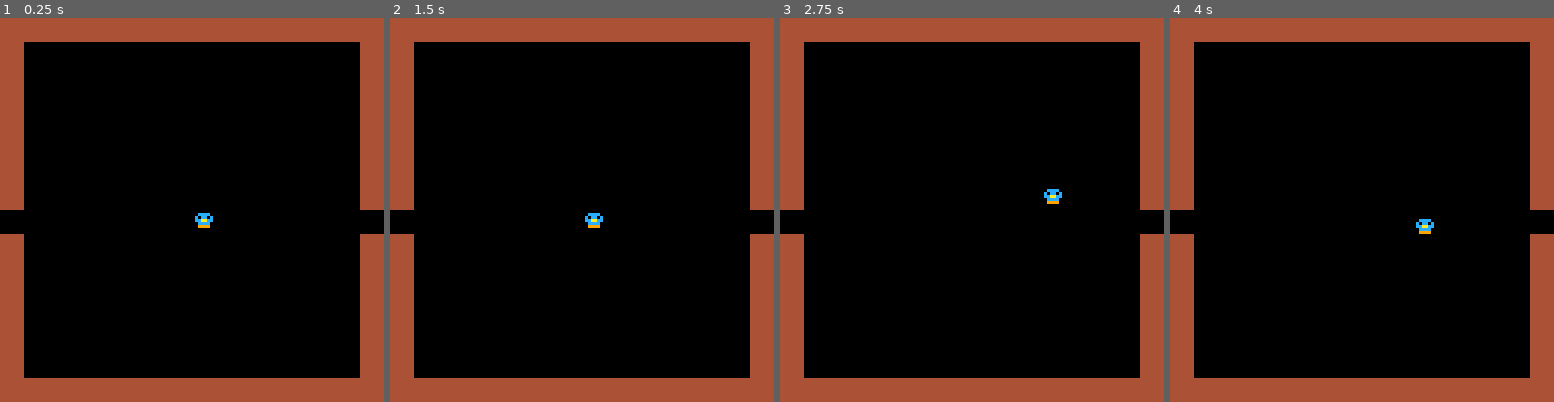
Above: before the commit, frames 1-4 (left to right).
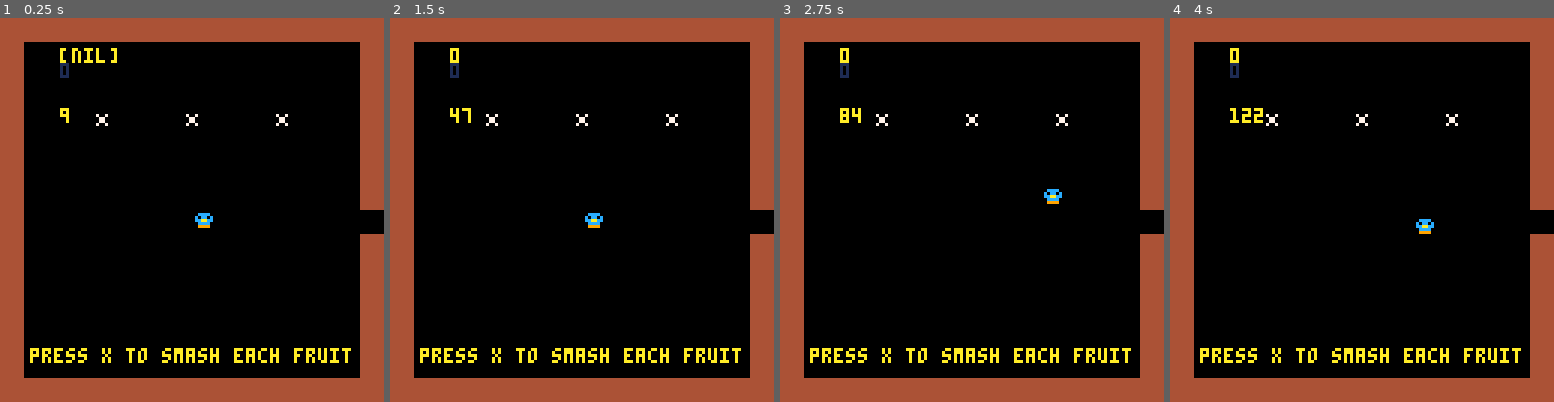
Above: after the commit, the same moments.

Repository: yanader/gamejam
Game: PICO-8 cartridge gamejam.p8
Same seed, same stepped clock (60 frames per second), same inputs: the game is played once before the commit and once after it.
Inputs:
- Up to frame 1 (0.25 s): no input
- Up to frame 2 (1.5 s): tap X (X key) at 0.33, 1.07 s
- Up to frame 3 (2.75 s): hold Right 1.6-2.1 s; tap X (X key) at 1.85 s; hold Up 2.15-2.42 s; hold Right from 2.47 s (still down)
- Up to frame 4 (4 s): tap X (X key) at 2.97 s; release Right at 3.03 s; hold Left 3.08-3.58 s; hold Down 3.63-3.97 s

The runs differ from the first frame. In frame 1, 2.2% of the frame differs, in the area x 0-92%, y 7-90%; in frame 2, 2.1%; in frame 3, 2.1%; in frame 4, 2.2%.

Commit message:
feat: fruit room (wip)

Diff:
--- a/gamejam.p8
+++ b/gamejam.p8
@@ -4,6 +4,7 @@
 #include main.lua
 #include player/player.lua
 #include player/movement.lua
+#include room/fruit.lua
 
 __gfx__
 000000000cccc0000000000000000000009000000000000000000000000000000099999000009990000000000000000000000000000000000000000000000000
--- a/main.lua
+++ b/main.lua
@@ -1,12 +1,15 @@
 function _init()
+    i_fruit()
 end
 
 function _update()
     move()
+    u_fruit()
 end
 
 function _draw()
     cls()
-    map()
+    map(32, 0)
     spr(player.spr, player.x, player.y)
+    d_fruit()
 end
--- /dev/null
+++ b/room/fruit.lua
@@ -0,0 +1,57 @@
+
+function i_fruit()
+    smashed_fruits = {}
+    fruits = {2, 3, 4, 5, 6}
+    fruit1 = 0
+    fruit2 = 0
+    fruit3 = 0
+    ticker = 1
+end
+
+function u_fruit()
+    ticker += 1
+    if #smashed_fruits == 0 then
+        if ticker % 20 == 0 then
+            fruit1 = rnd(fruits)
+            fruit2 = rnd(fruits)
+            fruit3 = rnd(fruits)
+        end
+        if btnp(5) then
+            add(smashed_fruits, fruit1)
+        end
+    end
+    if #smashed_fruits == 1 then
+        print('cabbage', 10, 10, 10)
+        if ticker % 20 == 0 then
+            fruit2 = rnd(fruits)
+            fruit3 = rnd(fruits)
+        end
+        if btnp(5) then
+            add(smashed_fruits, fruit2)
+        end
+    end
+    if #smashed_fruits == 2 then
+        if ticker % 20 == 0 then
+            fruit3 = rnd(fruits)
+        end
+        if btnp(5) then
+            add(smashed_fruits, fruit3)
+        end
+    end
+    -- if #smashed_fruits > 2 then
+    --     -- game end condition
+    --     ticker = 1
+    -- end
+
+end
+
+
+function d_fruit()
+    print(smashed_fruits[1], 20, 10, 10)
+    print(fruit1, 20, 15, 1)
+    print(ticker, 20, 30, 10)
+            spr(fruit1, 30, 30)
+            spr(fruit2, 60, 30)
+            spr(fruit3, 90, 30)
+    print('press x to smash each fruit', 10, 110, 10)
+end
